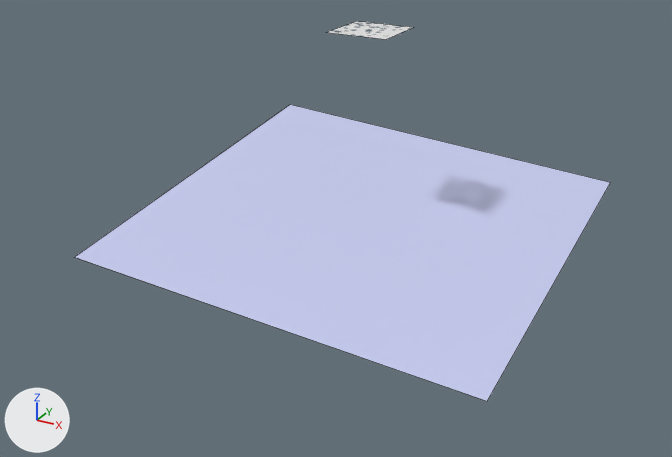
A saved change to the Blender file 2023_12/Own Projects/2023_12/lightProject.blend.
Both versions are drawn from a 50 mm lens placed at (25.7, -50.6, 21.2), pointed at (-0.7, -2.7, -2.8). The lights are fixed; the arrows at lower left show +X, +Y and +Z. Mesh edges are drawn as thin lines.

Before the edit, the objects in view are built like this:
```python
mat_plane = principled_material('Plane')
mat_plane.base_color = (0.59, 0.622, 0.9)  # blue #cacff3
mat_plane.roughness = 0.0317
me_plane = bpy.data.meshes.new('Plane')
me_plane.from_pydata([(-1.0, -1.0, 0.0), (1.0, -1.0, 0.0), (-1.0, 1.0, 0.0), (1.0, 1.0, 0.0)], [], [(0, 1, 3, 2)])
me_plane.materials.append(mat_plane)  # blue #cacff3
me_plane_001 = bpy.data.meshes.new('Plane.001')
me_plane_001.from_pydata([(-1.0, -1.0, 0.0), (1.0, -1.0, 0.0), (-1.0, 1.0, 0.0), (1.0, 1.0, 0.0)], [], [(0, 1, 3, 2)])
me_plane_001.materials.append(mat_material_001)
ob_plane = bpy.data.objects.new('Plane', me_plane)
ob_plane.location = (0.0, 0.0, -2.79)
ob_plane.rotation_euler = (0.108, 0.088, 0.0325)  # degrees (6.2, 5, 1.9)
ob_plane.scale = (13.2, 13.2, 13.2)
ob_plane_001 = bpy.data.objects.new('Plane.001', me_plane_001)
ob_plane_001.location = (0.09, 0.32, 9.47)
ob_plane_001.scale = (2.01, 2.01, 2.01)
```
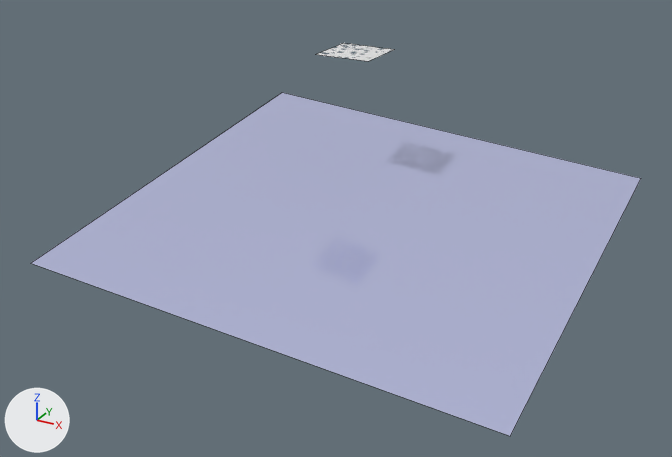
Pixel boxes (x1, y1, x2, y2) of what changed, in the pictures (672 x 457 px):
'Plane', surface changed, rescaled (14% wider, 16% taller): before (75, 105, 611, 401); after (31, 93, 641, 436)
'Plane.001', moved: before (328, 21, 414, 39); after (317, 43, 394, 61)

Patch to the scene script:
```diff
--- a/2023_12/Own Projects/2023_12/lightProject.blend.py
+++ b/2023_12/Own Projects/2023_12/lightProject.blend.py
@@ mat_plane @@
 mat_plane.roughness = 0.0317
+mat_plane.metallic = 0.505
@@ ob_plane @@
 ob_plane.rotation_euler = (0.108, 0.088, 0.0325)  # degrees (6.2, 5, 1.9)
-ob_plane.scale = (13.2, 13.2, 13.2)
+ob_plane.scale = (15.0, 15.0, 15.0)
@@ ob_plane_001 @@
 ob_plane_001 = bpy.data.objects.new('Plane.001', me_plane_001)
-ob_plane_001.location = (0.09, 0.32, 9.47)
+ob_plane_001.location = (-3.58, 5.36, 6.7)
 ob_plane_001.scale = (2.01, 2.01, 2.01)
```
